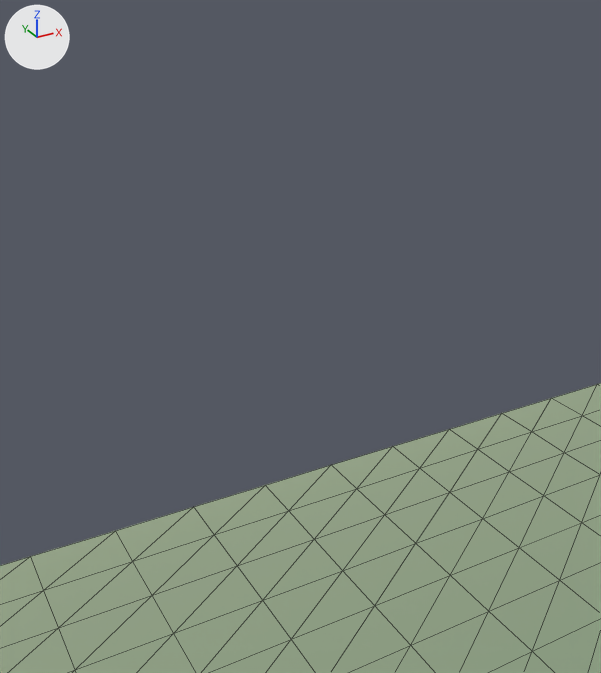
One commit to the glTF model zen/assets/zen_scene.glb: the scene before it, then after it.
Rendered twice from a 50 mm camera at (-29.3, -3.2, 34.3) aimed at (-1.0, 48.2, 8.6). Every picture has the same lights, and +X, +Y and +Z are marked at upper left. The first picture is the older version. Mesh edges are drawn as thin lines.

Before the edit, the objects in view are built like this:
```python
me_grid = bpy.data.meshes.new('Grid')
me_grid.from_pydata(...)  # 625 vertices, 1152 faces; spans x -70.0..70.0, y -45.0..45.0, z 0.0
me_grid.materials.append(mat_ground_near_mat)
ob_ground_near = bpy.data.objects.new('ground_near', me_grid)
ob_ground_near.location = (0.0, 0.0, -1.5)
```
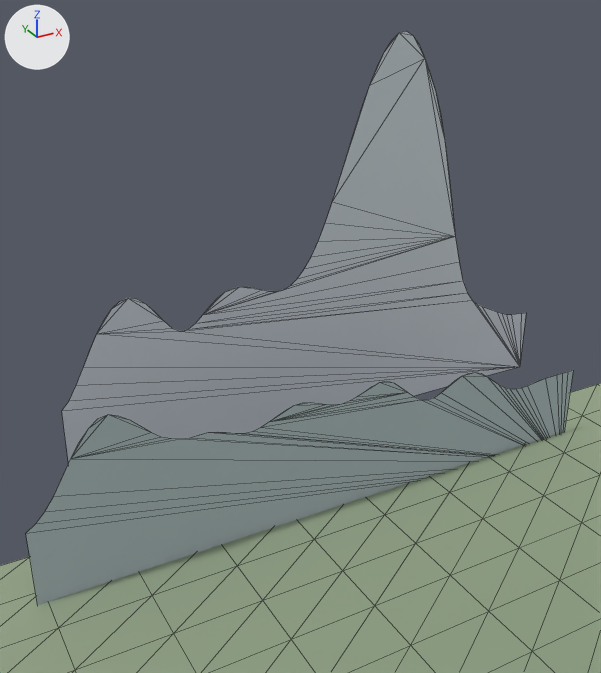
Location of each change, (x1, y1, x2, y2) in pixels of the pictures (601 x 673 px):
'mtn_far', added: after (62, 31, 526, 463)
'mtn_near', added: after (26, 370, 573, 605)

The change, as a list of edits to the scene's bpy script:
```text
Add mat_mtn_near_mat:
    mat_mtn_near_mat = principled_material('mtn_near_mat')
    mat_mtn_near_mat.base_color = (0.431, 0.498, 0.549)  # light grey #afbbc4
    mat_mtn_near_mat.roughness = 0.95
Add mat_mtn_far_mat:
    mat_mtn_far_mat = principled_material('mtn_far_mat')
    mat_mtn_far_mat.base_color = (0.639, 0.682, 0.761)  # light grey #d1d7e2
    mat_mtn_far_mat.roughness = 0.95
Add me_mtn_near:
    me_mtn_near.from_pydata(...)  # 74 vertices, 72 faces; spans x -22.0..22.0, y 0.0, z -3.0..11.9
    me_mtn_near.materials.append(mat_mtn_near_mat)  # light grey #afbbc4
Add me_mtn_far:
    me_mtn_far.from_pydata(...)  # 74 vertices, 72 faces; spans x -24.0..24.0, y 0.0, z -3.0..31.2
    me_mtn_far.materials.append(mat_mtn_far_mat)  # light grey #d1d7e2
Add ob_mtn_near:
    ob_mtn_near = bpy.data.objects.new('mtn_near', me_mtn_near)
    ob_mtn_near.location = (-2.0, 40.0, -1.5)
Add ob_mtn_far:
    ob_mtn_far = bpy.data.objects.new('mtn_far', me_mtn_far)
    ob_mtn_far.location = (6.0, 56.0, -1.5)
```
